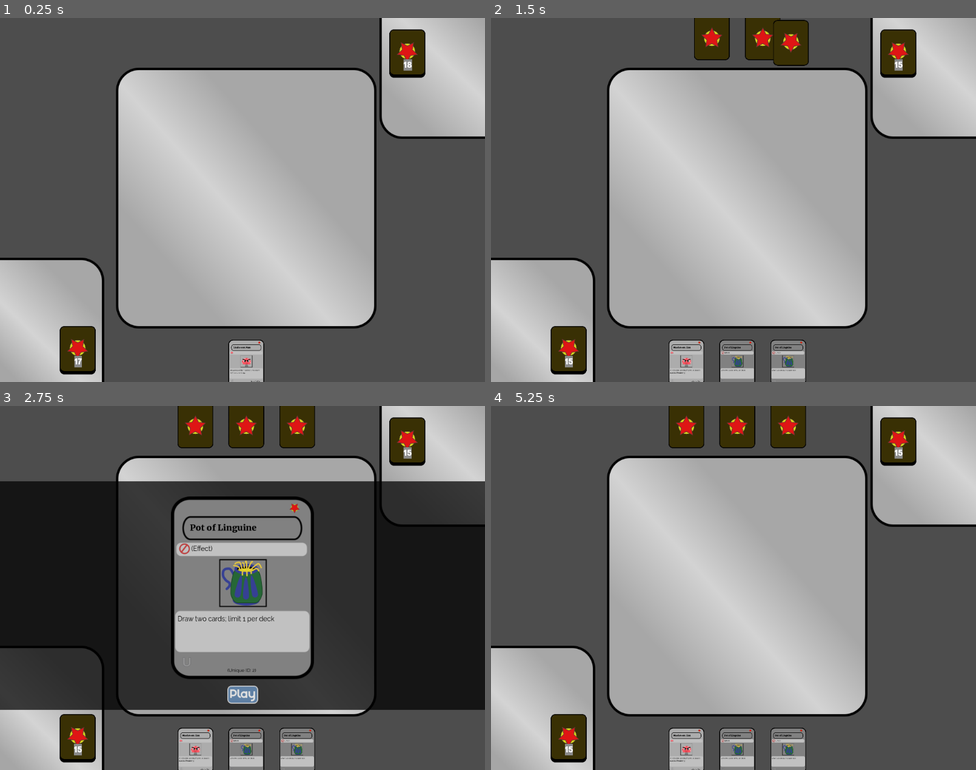
Above: before the commit, frames 1-4 (two rows, left to right).
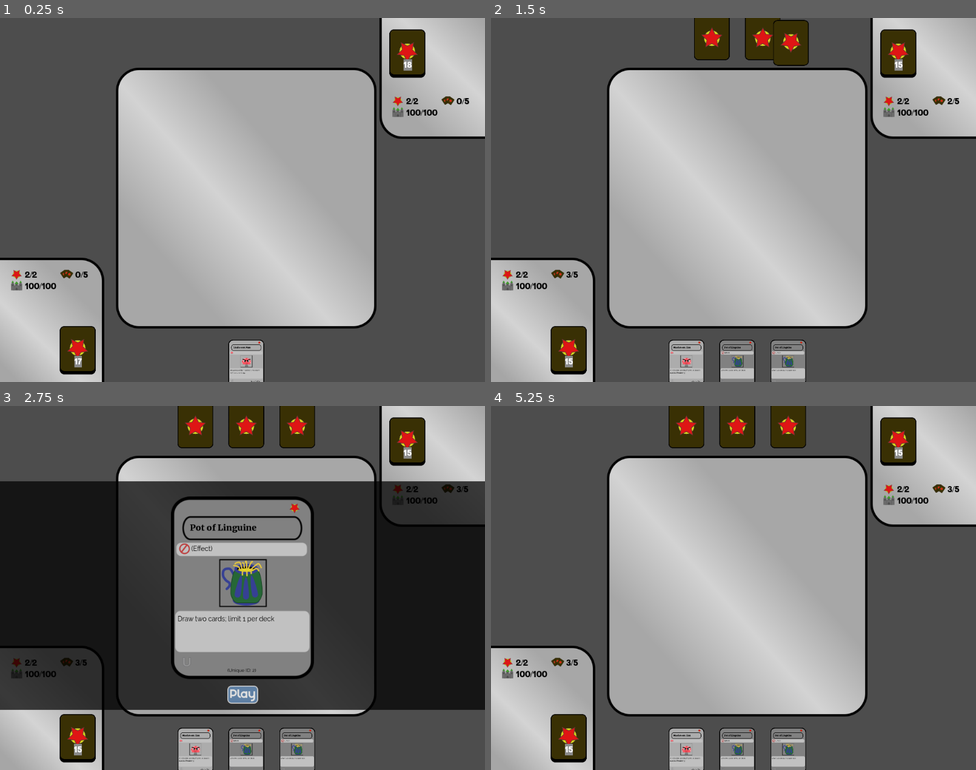
Above: after the commit, the same moments.

Repository: Mercerenies/evilcon-2024
Game: Godot game, scene res://debug/debug_room.tscn
The game is run twice, just before and just after one commit, with the same random seed, the same clock (stepped at 60 frames per second) and the same inputs.
Inputs (mouse positions are in pixels of both pictures, inside the frame that each line leads up to):
- Up to frame 1 (0.25 s): no input
- Up to frame 2 (1.5 s): move the mouse to (738, 363) at 0.52 s; click (738, 363) at 0.67 s; click (738, 363) at 1.42 s
- Up to frame 3 (2.75 s): tap Enter at 2 s; move the mouse to (295, 751) at 2.02 s; click (295, 751) at 2.17 s
- Up to frame 4 (5.25 s): click "Play" at 2.75 s; click "Play" at 3.5 s; click "Play" at 4.25 s; tap Space at 5 s; move the mouse to (786, 424) at 5.02 s; click (786, 424) at 5.17 s

The runs differ from the first frame. In frame 1, 0.5% of the frame differs, in the area x 2-97%, y 21-75%; in frame 2, 0.5%; in frame 3, 0.4%; in frame 4, 0.5%.

Commit message:
Player stats

Diff:
--- a/card_game/playing_field/card_strip/card_strip.gd
+++ b/card_game/playing_field/card_strip/card_strip.gd
@@ -4,6 +4,7 @@
 # A row of cards displayed in order.
 
 signal card_added(card_node)
+signal cards_modified
 
 # The scene to display for each card. The root node of the scene must
 # have the following.
@@ -56,6 +57,7 @@
         card_node.on_added_to_strip(self)
         card_added.emit(card_node)
         pos.x += card_distance
+    cards_modified.emit()  # Propagate
 
 
 func _update_debug_rect() -> void:
--- a/card_game/playing_field/game_stat/game_stat.gd
+++ b/card_game/playing_field/game_stat/game_stat.gd
@@ -1,12 +1,13 @@
+@tool
 extends Node2D
 
-var icon: int = 0:
+@export var icon: int = 0:
     get:
         return $CardIcon.frame
     set(v):
         $CardIcon.frame = v
 
-var text: String = "Stat Text":
+@export var text: String = "Stat Text":
     get:
         return $Label.text
     set(v):
--- /dev/null
+++ b/card_game/playing_field/game_stats_panel/game_stats_panel.gd
@@ -0,0 +1,66 @@
+extends Node2D
+
+const DESTINY_SONG_LIMIT := 3
+
+
+var evil_points: int = 2:
+    set(v):
+        evil_points = maxi(v, 0)
+        _update_evil_points()
+
+var evil_points_per_turn: int = 2:
+    set(v):
+        evil_points_per_turn = maxi(v, 0)
+        _update_evil_points()
+
+var hand_limit: int = 5:
+    set(v):
+        hand_limit = maxi(v, 0)
+        _update_hand_limit()
+
+var fort_defense: int = 100:
+    set(v):
+        fort_defense = clampi(v, 0, max_fort_defense)
+        _update_fort_defense()
+
+var max_fort_defense: int = 100:
+    set(v):
+        max_fort_defense = maxi(v, 0)
+        self.fort_defense = fort_defense  # Refresh value with new limit
+        _update_fort_defense()
+
+var destiny_song: int = 0:
+    set(v):
+        destiny_song = clampi(v, 0, DESTINY_SONG_LIMIT)
+        _update_destiny_song()
+
+var _last_known_hand_size: int = 0
+
+
+func _ready() -> void:
+    _update_evil_points()
+    _update_hand_limit()
+    _update_fort_defense()
+    _update_destiny_song()
+
+
+func on_hand_size_updated(new_hand_size: int) -> void:
+    _last_known_hand_size = new_hand_size
+    _update_hand_limit()
+
+
+func _update_evil_points() -> void:
+    $EvilPointsStat.text = "%s/%s" % [evil_points, evil_points_per_turn]
+
+
+func _update_hand_limit() -> void:
+    $HandLimitStat.text = "%s/%s" % [_last_known_hand_size, hand_limit]
+
+
+func _update_fort_defense() -> void:
+    $FortDefenseStat.text = "%s/%s" % [fort_defense, max_fort_defense]
+
+
+func _update_destiny_song() -> void:
+    $DestinySongStat.text = "%s/%s" % [destiny_song, DESTINY_SONG_LIMIT]
+    $DestinySongStat.visible = (destiny_song > 0)
--- /dev/null
+++ b/card_game/playing_field/game_stats_panel/game_stats_panel.tscn
@@ -0,0 +1,26 @@
+[gd_scene load_steps=3 format=3 uid="uid://bvh50q457q3ko"]
+
+[ext_resource type="PackedScene" uid="uid://bg6xq0rg54ckl" path="res://card_game/playing_field/game_stat/game_stat.tscn" id="1_6vsdi"]
+[ext_resource type="Script" path="res://card_game/playing_field/game_stats_panel/game_stats_panel.gd" id="1_ge5wy"]
+
+[node name="GameStatsPanel" type="Node2D"]
+script = ExtResource("1_ge5wy")
+
+[node name="EvilPointsStat" parent="." instance=ExtResource("1_6vsdi")]
+position = Vector2(-90, -12)
+text = "2/2"
+
+[node name="HandLimitStat" parent="." instance=ExtResource("1_6vsdi")]
+position = Vector2(16, -12)
+icon = 18
+text = "5/5"
+
+[node name="FortDefenseStat" parent="." instance=ExtResource("1_6vsdi")]
+position = Vector2(-90, 12)
+icon = 17
+text = "100/100"
+
+[node name="DestinySongStat" parent="." instance=ExtResource("1_6vsdi")]
+position = Vector2(16, 12)
+icon = 20
+text = "3/3"
--- a/card_game/playing_field/playing_field.gd
+++ b/card_game/playing_field/playing_field.gd
@@ -41,6 +41,16 @@
         return $BottomEffectStrip
     elif player == CardPlayer.TOP:
         return $TopEffectStrip
+    else:
+        push_error("Bad card player %s" % player)
+        return null
+
+
+func get_stats(player: StringName):
+    if player == CardPlayer.BOTTOM:
+        return $BottomStats
+    elif player == CardPlayer.TOP:
+        return $TopStats
     else:
         push_error("Bad card player %s" % player)
         return null
@@ -101,3 +111,11 @@
     var play_button = Button.new()
     play_button.text = "Play"
     card_row.append_button(play_button)
+
+
+func _on_bottom_hand_cards_modified():
+    $BottomStats.on_hand_size_updated($BottomHand.cards().card_count())
+
+
+func _on_top_hand_cards_modified():
+    $TopStats.on_hand_size_updated($TopHand.cards().card_count())
--- a/card_game/playing_field/playing_field.tscn
+++ b/card_game/playing_field/playing_field.tscn
@@ -7,6 +7,7 @@
 [ext_resource type="PackedScene" uid="uid://7aew13ponkej" path="res://card_game/playing_field/card_strip/card_strip.tscn" id="5_dckxn"]
 [ext_resource type="PackedScene" uid="uid://bf0toona2ugb7" path="res://card_game/playing_card/clickable_card_display/clickable_card_display.tscn" id="6_bd5kg"]
 [ext_resource type="PackedScene" uid="uid://cysmxvy2tf6p7" path="res://card_game/playing_card/hidden_card_display/hidden_card_display.tscn" id="7_878nt"]
+[ext_resource type="PackedScene" uid="uid://bvh50q457q3ko" path="res://card_game/playing_field/game_stats_panel/game_stats_panel.tscn" id="8_aoot7"]
 
 [node name="PlayingField" type="Node2D"]
 script = ExtResource("1_cgwfb")
@@ -39,6 +40,9 @@
 scale = Vector2(0.25, 0.25)
 card_display_scene = ExtResource("6_bd5kg")
 
+[node name="BottomStats" parent="." instance=ExtResource("8_aoot7")]
+position = Vector2(125, 553)
+
 [node name="TopCornerMat" type="Sprite2D" parent="."]
 position = Vector2(1076, -20)
 scale = Vector2(0.717731, 0.717731)
@@ -65,6 +69,9 @@
 scale = Vector2(0.25, 0.25)
 card_display_scene = ExtResource("6_bd5kg")
 
+[node name="TopStats" parent="." instance=ExtResource("8_aoot7")]
+position = Vector2(930, 187)
+
 [node name="AnimationLayer" type="Node2D" parent="."]
 z_index = 10
 
@@ -72,7 +79,9 @@
 z_index = 20
 
 [connection signal="card_added" from="BottomHand" to="." method="_on_bottom_hand_card_added"]
+[connection signal="cards_modified" from="BottomHand" to="." method="_on_bottom_hand_cards_modified"]
 [connection signal="card_added" from="BottomEffectStrip" to="." method="_on_bottom_hand_card_added"]
 [connection signal="card_added" from="BottomMinionStrip" to="." method="_on_bottom_hand_card_added"]
+[connection signal="cards_modified" from="TopHand" to="." method="_on_top_hand_cards_modified"]
 [connection signal="card_added" from="TopEffectStrip" to="." method="_on_bottom_hand_card_added"]
 [connection signal="card_added" from="TopMinionStrip" to="." method="_on_bottom_hand_card_added"]
Not shown: 1 places in card_game/playing_field/playing_field.tscn that only renumber resources
